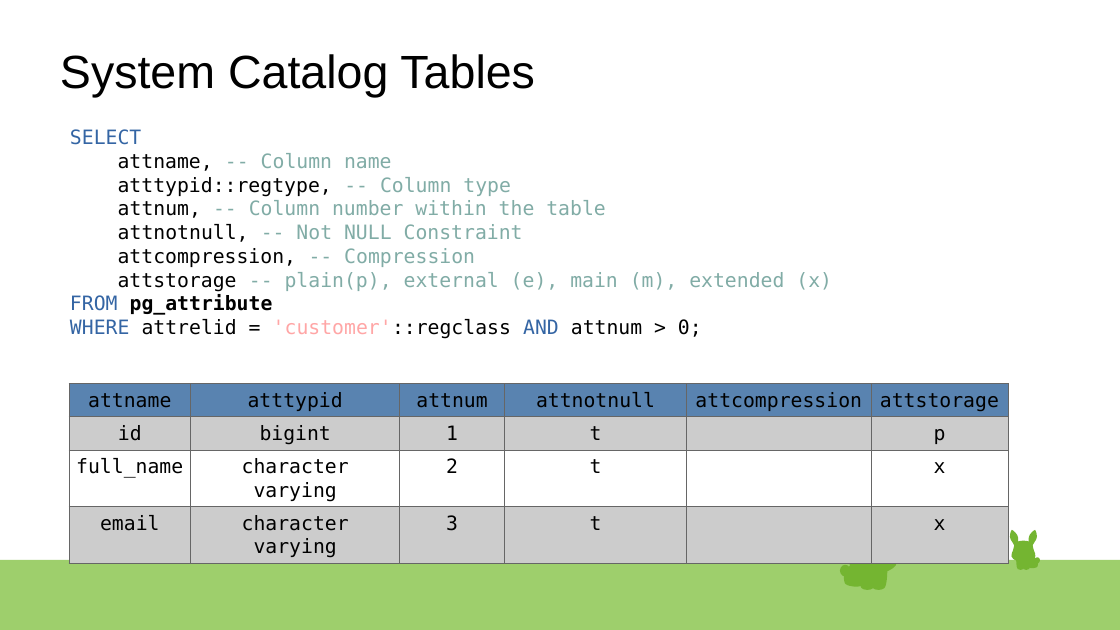
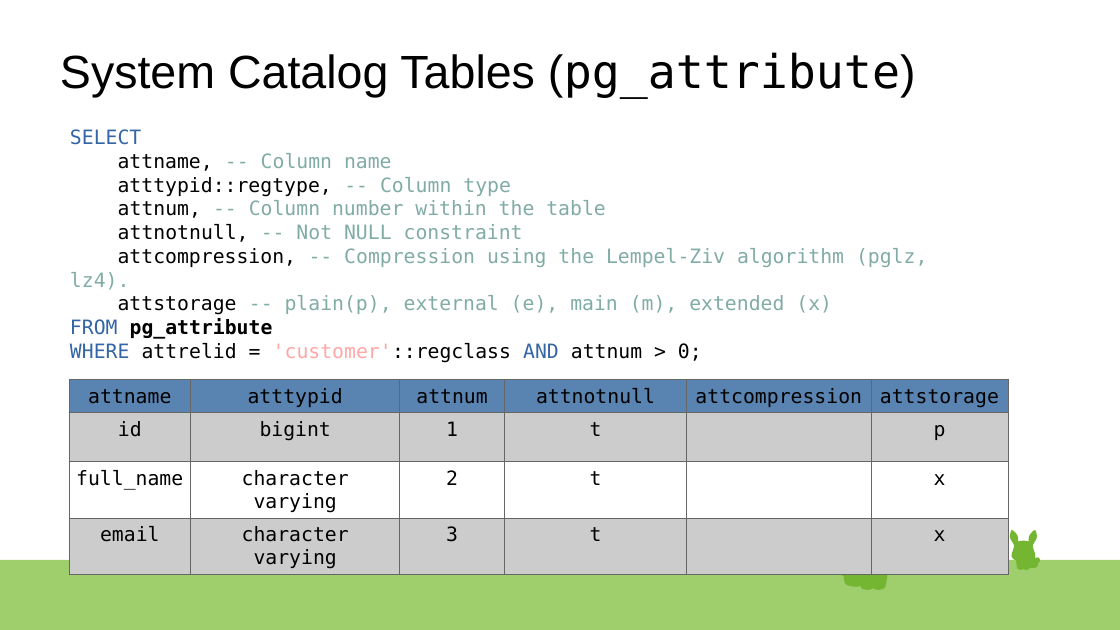
Before and after one commit to rsibanez89/postgres-indexing, a slide deck: slide 9 of Presentation.odp (slide 8 before the commit). Drawn at 1120x630 pixels with LibreOffice and Linux fonts; fonts in the diff are those of the drawing. Boxes give left, top, right and bottom in pixels: in the first picture for what was removed or moved away, otherwise in the second. Text is boxed around its words. In the diff, an @@ line names an element or a change of style, - is before the commit and + after.

```diff
--- a/Presentation.odp
+++ b/Presentation.odp
@@ text at bbox=[60, 52, 916, 97]: text changed @@
-System Catalog Tables
+System Catalog Tables (pg_attribute)
@@ text at bbox=[70, 224, 927, 290]: text changed @@
-attnotnull, -- Not NULL Constraint
-attcompression, -- Compression
+attnotnull, -- Not NULL constraint
+attcompression, -- Compression using the Lempel-Ziv algorithm (pglz, lz4).
@@ table: place and size @@
-table at bbox=[69, 384, 1008, 562]
+table at bbox=[69, 380, 1008, 573]
```
Also in this commit, not shown: 12 other slides changed, 5 slides added.
